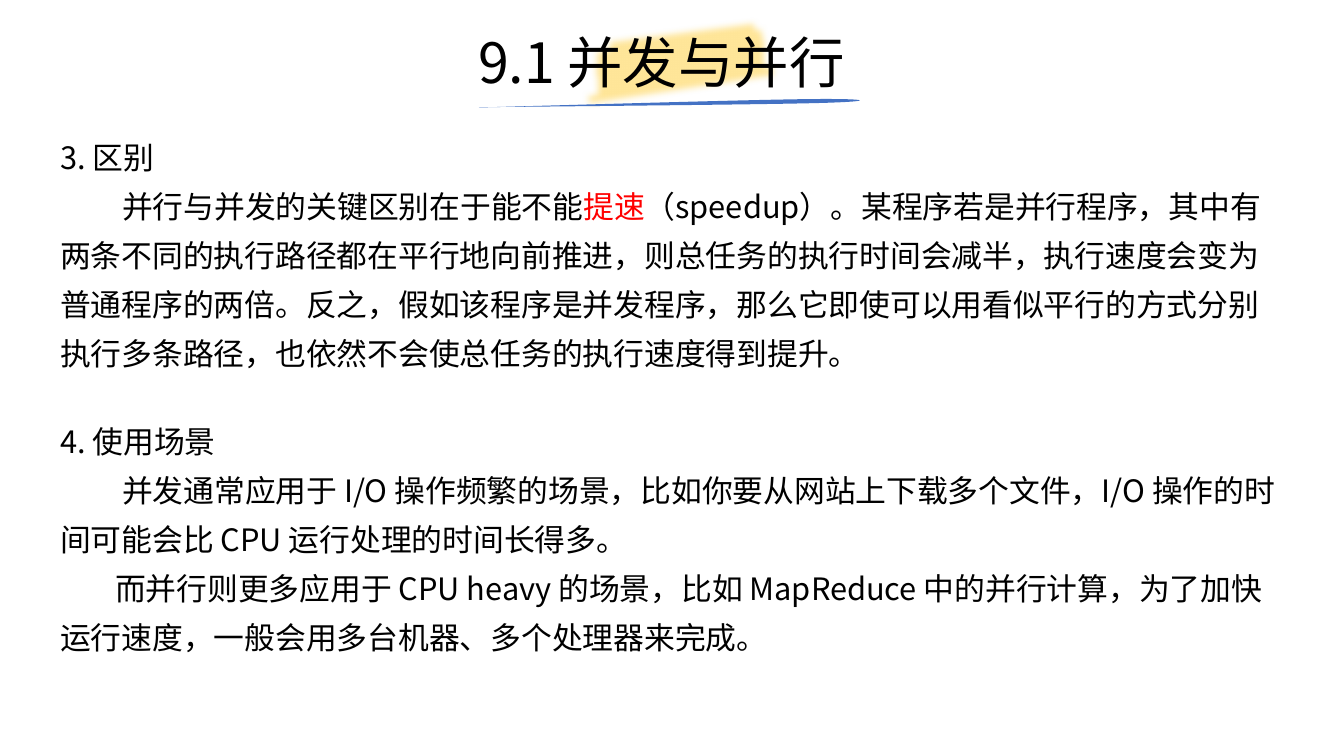
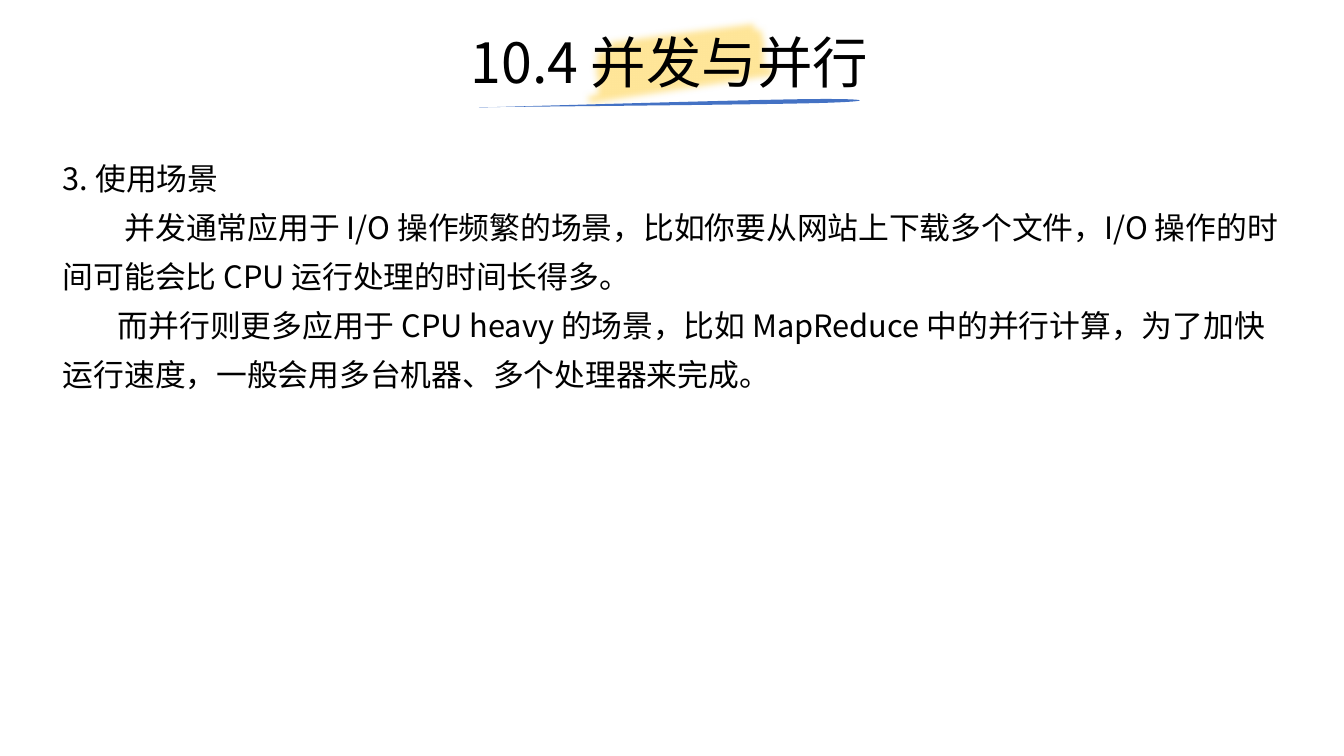
Before and after one commit to yiwenliu/CorePython, a slide deck: slide 94 of PPT/CorePython.pptx (slide 100 before the commit). Drawn at 1344x756 pixels with LibreOffice and Linux fonts; fonts in the diff are those of the drawing. Boxes give left, top, right and bottom in pixels: in the first picture for what was removed or moved away, otherwise in the second. Text is boxed around its words. In the diff, an @@ line names an element or a change of style, - is before the commit and + after.

```diff
--- a/PPT/CorePython.pptx
+++ b/PPT/CorePython.pptx
@@ title at (x1=471, y1=27, x2=868, y2=97): text changed @@
-9.1 并发与并行
+10.4 并发与并行
@@ text "3. 使用场景" moved from (x1=60, y1=427, x2=1275, y2=652) to (x1=63, y1=164, x2=1278, y2=389) @@
@@ text removed at (x1=60, y1=143, x2=1261, y2=368) @@
-3. 区别
-并行与并发的关键区别在于能不能提速（speedup）。某程序若是并行程序，其中有两条不同的执行路径都在平行地向前推进，则总任务的执行时间会减半，执行速度会变为普通程序的两倍。反之，假如该程序是并发程序，那么它即使可以用看似平行的方式分别执行多条路径，也依然不会使总任务的执行速度得到提升。
@@ text at (x1=63, y1=164, x2=218, y2=193): text changed @@
-4. 使用场景
+3. 使用场景
```
Also in this commit, not shown: 4 other slides changed, 2 slides added, 3 slides removed, 4 other files.
